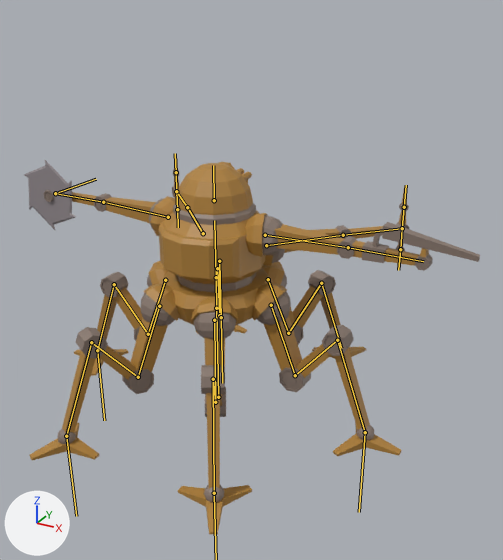
What one commit did to the glTF model Assets/Models/Mobs/Hex_repairer.glb.
Rendered twice from a 50 mm camera at (2.74, -4.39, 3.37) aimed at (0.33, -0.01, 1.18). Lighting does not change. The marker at lower left points along +X, +Y and +Z. The picture after the commit comes second. The bones that change, and the others that lie on the model, are drawn over the model as lines.
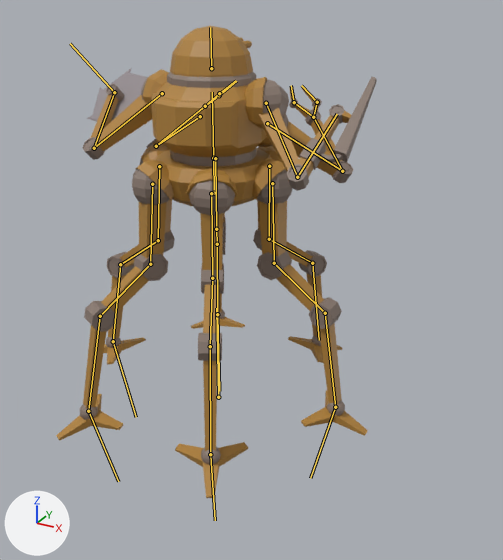
The newer file adds an action. The first version stands in its rest pose; the second is drawn at frame 6 of the action 'Hex_Battle_Jump_Start'.

Location of each change, (x1, y1, x2, y2) in pixels of the pictures (503 x 560 px):
'Cylinder.006', posed (30% narrower, 24% taller): before (24, 155, 480, 534); after (56, 26, 377, 498)
bone 'pelvis', root to tip: before (216, 308) to (216, 277); after (214, 193) to (213, 158)
bone 'Arm_1_1.L', root to tip: before (168, 217) to (103, 202); after (162, 93) to (94, 148)
bone 'Arm_1_2.L', root to tip: before (103, 202) to (55, 193); after (94, 148) to (114, 92)
bone 'Arm_1_saw.L', root to tip: before (55, 193) to (96, 179); after (114, 92) to (70, 43)
bone 'Arm_2_1.L', root to tip: before (203, 233) to (187, 207); after (200, 116) to (156, 146)
bone 'Arm_2_2.L', root to tip: before (187, 207) to (176, 191); after (156, 146) to (205, 106)
bone 'Arm_2_finger1_1.L', root to tip: before (176, 191) to (176, 172); after (205, 106) to (219, 95)
bone 'Arm_2_finger1_2.L', root to tip: before (176, 172) to (175, 153); after (219, 95) to (236, 81)
bone 'Arm_2_finger2_1.L', root to tip: before (176, 191) to (177, 209); after (205, 106) to (219, 93)
bone 'Arm_2_finger2_2.L', root to tip: before (177, 209) to (178, 227); after (219, 93) to (236, 80)
bone 'Arm_1_1.R', root to tip: before (265, 235) to (348, 247); after (266, 103) to (297, 177)
bone 'Arm_1_2.R', root to tip: before (348, 247) to (423, 261); after (297, 177) to (337, 114)
bone 'Arm_2_1.R', root to tip: before (266, 245) to (343, 235); after (267, 123) to (342, 171)
bone 'Arm_2_2.R', root to tip: before (343, 235) to (402, 228); after (342, 171) to (313, 117)
bone 'Arm_2_finger1_1.R', root to tip: before (402, 228) to (404, 207); after (313, 117) to (294, 102)
bone 'Arm_2_finger1_2.R', root to tip: before (404, 207) to (406, 185); after (294, 102) to (291, 85)
bone 'Arm_2_finger2_1.R', root to tip: before (402, 228) to (400, 249); after (313, 117) to (317, 102)
bone 'Arm_2_finger2_2.R', root to tip: before (400, 249) to (398, 270); after (317, 102) to (301, 85)
bone 'Leg_1_1.L', root to tip: before (217, 268) to (219, 315); after (215, 158) to (216, 229)
bone 'Leg_1_2.L', root to tip: before (219, 315) to (219, 261); after (216, 229) to (217, 244)
bone 'Leg_1_3.L', root to tip: before (219, 261) to (221, 317); after (217, 244) to (217, 314)
bone 'Leg_2_1.L', root to tip: before (165, 280) to (148, 334); after (159, 166) to (158, 240)
bone 'Leg_2_2.L', root to tip: before (148, 334) to (114, 284); after (158, 240) to (120, 264)
bone 'Leg_2_3.L', root to tip: before (114, 284) to (97, 350); after (120, 264) to (113, 341)
bone 'Leg_2_4.L', root to tip: before (97, 350) to (104, 420); after (113, 341) to (136, 417)
bone 'Leg_3_1.L', root to tip: before (159, 306) to (138, 377); after (152, 184) to (150, 264)
bone 'Leg_3_2.L', root to tip: before (138, 377) to (91, 342); after (150, 264) to (100, 316)
bone 'Leg_3_3.L', root to tip: before (91, 342) to (66, 436); after (100, 316) to (88, 411)
bone 'Leg_3_4.L', root to tip: before (66, 436) to (76, 516); after (88, 411) to (118, 481)
bone 'Leg_1_1.R', root to tip: before (268, 279) to (288, 333); after (269, 166) to (269, 239)
bone 'Leg_1_2.R', root to tip: before (288, 333) to (321, 283); after (269, 239) to (312, 263)
bone 'Leg_1_3.R', root to tip: before (321, 283) to (341, 348); after (312, 263) to (319, 340)
bone 'Leg_2_1.R', root to tip: before (271, 305) to (295, 375); after (272, 183) to (274, 263)
bone 'Leg_2_2.R', root to tip: before (295, 375) to (337, 340); after (274, 263) to (325, 313)
bone 'Leg_2_3.R', root to tip: before (337, 340) to (365, 432); after (325, 313) to (335, 407)
bone 'Leg_2_4.R', root to tip: before (365, 432) to (359, 512); after (335, 407) to (310, 478)
bone 'Leg_3_1.R', root to tip: before (214, 320) to (215, 402); after (211, 193) to (212, 278)
bone 'Leg_3_2.R', root to tip: before (215, 402) to (213, 379); after (212, 278) to (210, 346)
bone 'Leg_3_3.R', root to tip: before (213, 379) to (214, 493); after (210, 346) to (210, 454)

What the commit changed:
Bone 'pelvis' (bone_pelvis) moves from (0.0, 0.0, 0.0) to (0.0, 0.978, 0.0).
Bone 'Arm_1_1.L' (bone_arm_1_1_l) turns from (0, 0, 0) to (62, -132, -12) degrees about its own x, y and z.
Bone 'Arm_1_2.L' (bone_arm_1_2_l) turns from (0, 0, 0) to (-129, 0, 0) degrees about its own x, y and z.
Bone 'Arm_1_saw.L' (bone_arm_1_saw_l) turns from (0, 0, 0) to (0, 90, 0) degrees about its own x, y and z.
Bone 'Arm_2_1.L' (bone_arm_2_1_l) turns from (0, 0, 0) to (-54, 51, -16) degrees about its own x, y and z.
Bone 'Arm_2_2.L' (bone_arm_2_2_l) turns from (0, 0, 0) to (141, 0, 0) degrees about its own x, y and z.
Bone 'Arm_2_finger1_1.L' (bone_arm_2_finger1_1_l) turns from (0, 0, 0) to (-54, 0, 0) degrees about its own x, y and z.
Bone 'Arm_2_finger1_2.L' (bone_arm_2_finger1_2_l) turns from (0, 0, 0) to (-54, 0, 0) degrees about its own x, y and z.
Bone 'Arm_2_finger2_1.L' (bone_arm_2_finger2_1_l) turns from (0, 0, 0) to (-54, 0, 0) degrees about its own x, y and z.
Bone 'Arm_2_finger2_2.L' (bone_arm_2_finger2_2_l) turns from (0, 0, 0) to (-54, 0, 0) degrees about its own x, y and z.
Bone 'Arm_1_1.R' (bone_arm_1_1_r) turns from (0, 0, 0) to (62, 132, 12) degrees about its own x, y and z.
Bone 'Arm_1_2.R' (bone_arm_1_2_r) turns from (0, 0, 0) to (-129, 0, 0) degrees about its own x, y and z.
Bone 'Arm_2_1.R' (bone_arm_2_1_r) turns from (0, 0, 0) to (-54, -51, 16) degrees about its own x, y and z.
Bone 'Arm_2_2.R' (bone_arm_2_2_r) turns from (0, 0, 0) to (141, 0, 0) degrees about its own x, y and z.
Bone 'Arm_2_finger1_1.R' (bone_arm_2_finger1_1_r) turns from (0, 0, 0) to (-54, 0, 0) degrees about its own x, y and z.
Bone 'Arm_2_finger1_2.R' (bone_arm_2_finger1_2_r) turns from (0, 0, 0) to (-54, 0, 0) degrees about its own x, y and z.
Bone 'Arm_2_finger2_1.R' (bone_arm_2_finger2_1_r) turns from (0, 0, 0) to (-54, 0, 0) degrees about its own x, y and z.
Bone 'Arm_2_finger2_2.R' (bone_arm_2_finger2_2_r) turns from (0, 0, 0) to (-54, 0, 0) degrees about its own x, y and z.
Bone 'Leg_1_1.L' (bone_leg_1_1_l) turns from (0, 0, 0) to (0, -1, 21) degrees about its own x, y and z.
Bone 'Leg_1_2.L' (bone_leg_1_2_l) turns from (0, 0, 0) to (0, 0, 63) degrees about its own x, y and z.
Bone 'Leg_1_3.L' (bone_leg_1_3_l) turns from (0, 0, 0) to (0, 0, -72) degrees about its own x, y and z.
Bone 'Leg_2_1.L' (bone_leg_2_1_l) turns from (0, 0, 0) to (3, 5, 19) degrees about its own x, y and z.
Bone 'Leg_2_2.L' (bone_leg_2_2_l) turns from (0, 0, 0) to (0, 0, 66) degrees about its own x, y and z.
Bone 'Leg_2_3.L' (bone_leg_2_3_l) turns from (0, 0, 0) to (0, 0, -75) degrees about its own x, y and z.
Bone 'Leg_2_4.L' (bone_leg_2_4_l) turns from (0, 0, 0) to (-5, -4, 4) degrees about its own x, y and z.
Bone 'Leg_3_1.L' (bone_leg_3_1_l) turns from (0, 0, 0) to (1, -1, 16) degrees about its own x, y and z.
Bone 'Leg_3_2.L' (bone_leg_3_2_l) turns from (0, 0, 0) to (0, 0, 70) degrees about its own x, y and z.
Bone 'Leg_3_3.L' (bone_leg_3_3_l) turns from (0, 0, 0) to (0, 0, -78) degrees about its own x, y and z.
Bone 'Leg_3_4.L' (bone_leg_3_4_l) turns from (0, 0, 0) to (0, 1, 6) degrees about its own x, y and z.
Bone 'Leg_1_1.R' (bone_leg_1_1_r) turns from (0, 0, 0) to (0, 1, -21) degrees about its own x, y and z.
Bone 'Leg_1_2.R' (bone_leg_1_2_r) turns from (0, 0, 0) to (0, 0, -63) degrees about its own x, y and z.
Bone 'Leg_1_3.R' (bone_leg_1_3_r) turns from (0, 0, 0) to (0, 0, 72) degrees about its own x, y and z.
Bone 'Leg_2_1.R' (bone_leg_2_1_r) turns from (0, 0, 0) to (1, 2, -19) degrees about its own x, y and z.
Bone 'Leg_2_2.R' (bone_leg_2_2_r) turns from (0, 0, 0) to (0, 0, -66) degrees about its own x, y and z.
Bone 'Leg_2_3.R' (bone_leg_2_3_r) turns from (0, 0, 0) to (0, 0, 75) degrees about its own x, y and z.
Bone 'Leg_2_4.R' (bone_leg_2_4_r) turns from (0, 0, 0) to (-1, -2, -4) degrees about its own x, y and z.
Bone 'Leg_3_1.R' (bone_leg_3_1_r) turns from (0, 0, 0) to (1, 1, -16) degrees about its own x, y and z.
Bone 'Leg_3_2.R' (bone_leg_3_2_r) turns from (0, 0, 0) to (0, 0, -70) degrees about its own x, y and z.
Bone 'Leg_3_3.R' (bone_leg_3_3_r) turns from (0, 0, 0) to (0, 0, 78) degrees about its own x, y and z.
Bone 'Leg_3_4.R' (bone_leg_3_4_r) turns from (0, 0, 0) to (0, -1, -6) degrees about its own x, y and z.
